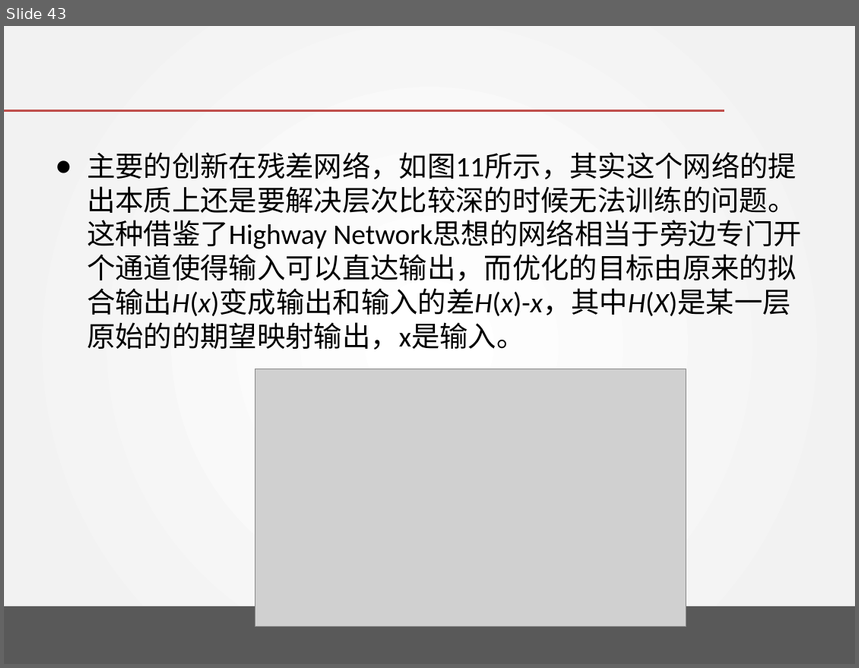
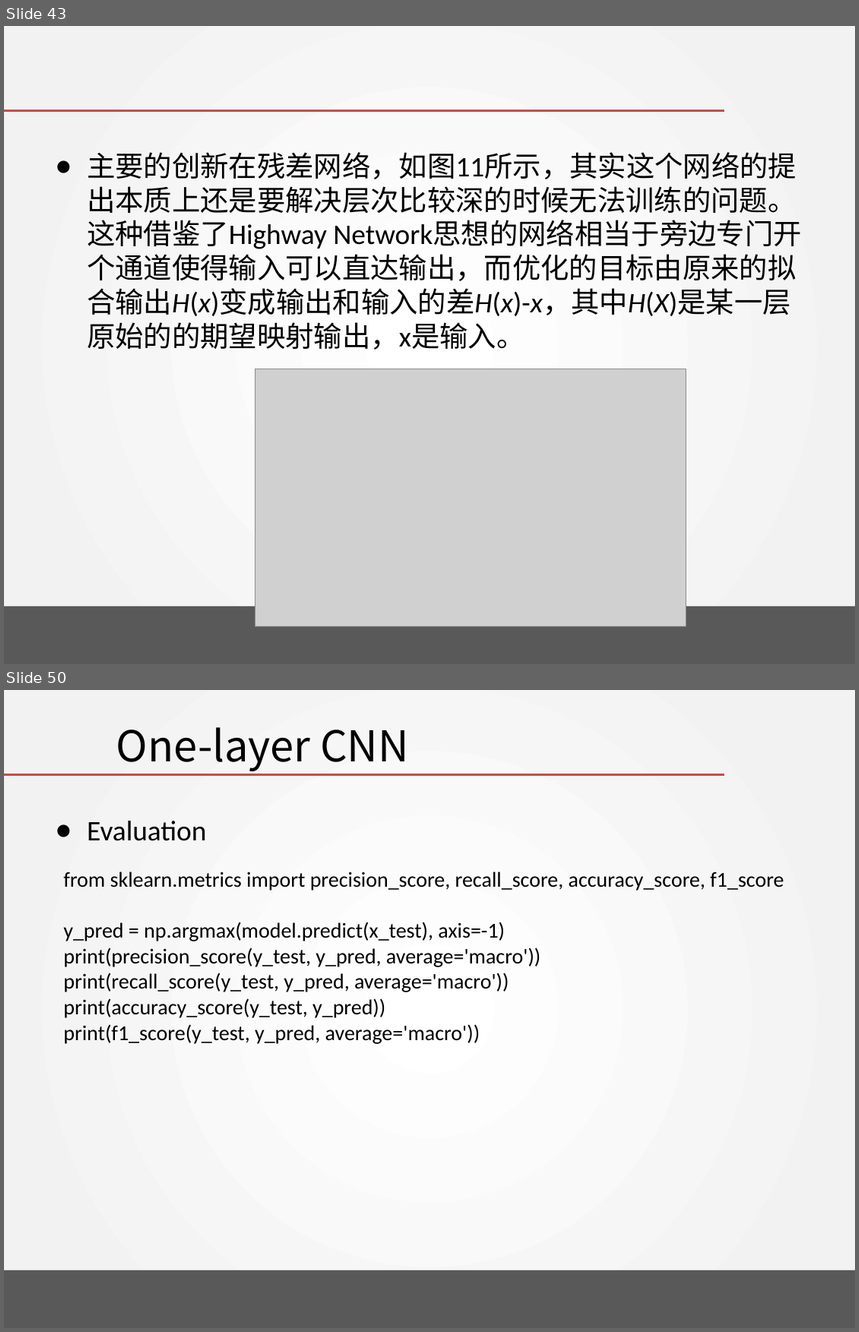
Before and after one commit to DavidPeng11/Artificial_Intelligence_2018, a slide deck: chapter 12 - Convolutional Neural Networks/Convolutional Neural Networks.pptx. Shown one above the other, each under a label of ours: slide 43 before the commit, slides 43 and 50 after it; the slides between them are not shown. The pictures are 859x668 and 859x1332 pixels, drawn with LibreOffice and Linux fonts; fonts in the diff are those of the drawing; grey boxes stand for pictures; background and template pictures are left out. Boxes give left, top, right and bottom in pixels: in the first picture for what was removed or moved away, otherwise in the second. Text is boxed around its words. In the diff, an @@ line names an element or a change of style, - is before the commit and + after.

```diff
--- a/chapter 12 - Convolutional Neural Networks/Convolutional Neural Networks.pptx
+++ b/chapter 12 - Convolutional Neural Networks/Convolutional Neural Networks.pptx
@@ slide 50 added at (4, 690, 855, 1328), background gradient #FFFFFF to #F2F2F2; not listed: 2 template elements that a slide beside it also shows @@
@@ title added at (116, 727, 409, 771), 36 pt, text #000000 @@
+One-layer CNN
@@ text added at (87, 821, 206, 841), 24 pt, text #000000 @@
+● Evaluation
@@ text added at (63, 872, 784, 1044), 18 pt, text #000000 @@
+from sklearn.metrics import precision_score, recall_score, accuracy_score, f1_score
+y_pred = np.argmax(model.predict(x_test), axis=-1)
+print(precision_score(y_test, y_pred, average='macro'))
+print(recall_score(y_test, y_pred, average='macro'))
+print(accuracy_score(y_test, y_pred))
+print(f1_score(y_test, y_pred, average='macro'))
```
Also in this commit, not shown: 16 other slides added, 2 other files.
